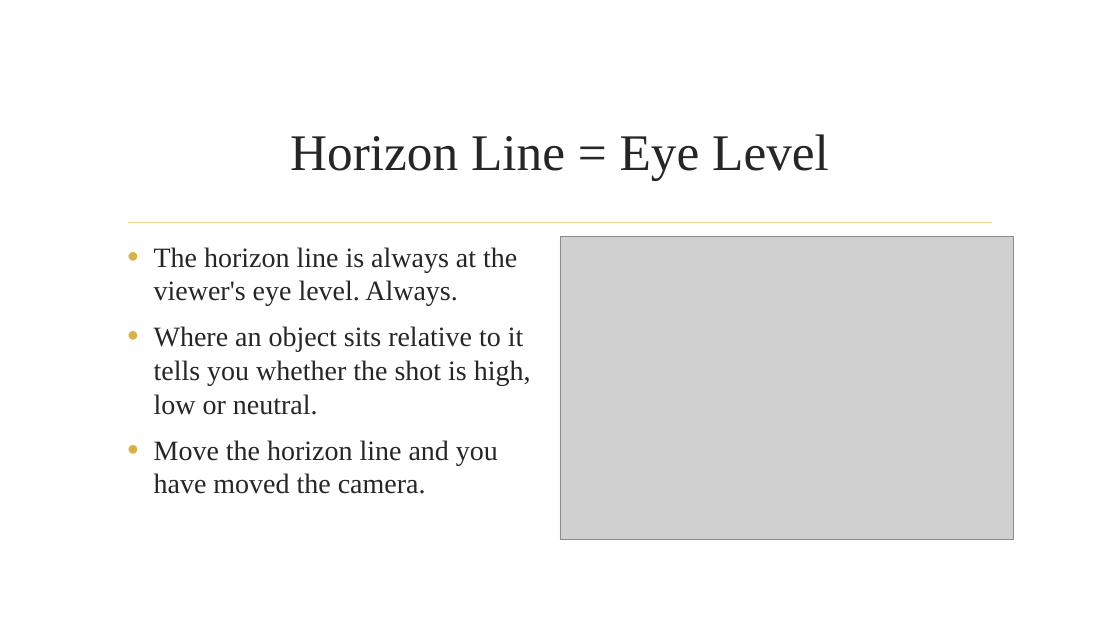
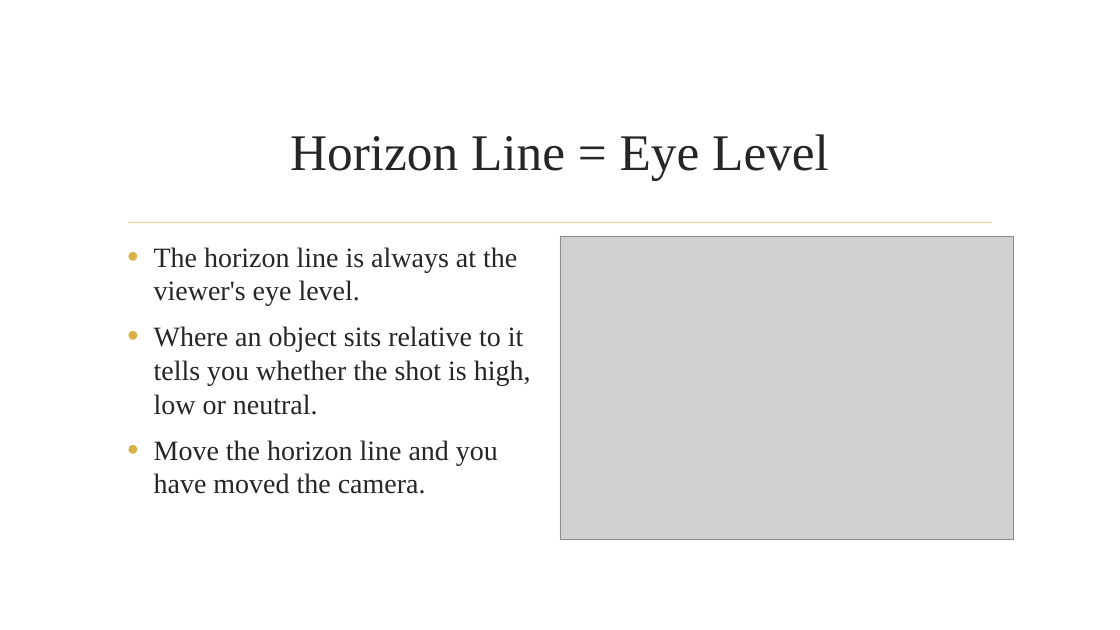
Before and after one commit to dcoes/Classes, a slide deck: slide 12 of Storyboarding/NewLectures/06_Perspective_REVISED.pptx. Drawn at 1120x630 pixels with LibreOffice and Linux fonts; fonts in the diff are those of the drawing; grey boxes stand for pictures; background and template pictures are left out. Boxes give left, top, right and bottom in pixels: in the first picture for what was removed or moved away, otherwise in the second. Text is boxed around its words. In the diff, an @@ line names an element or a change of style, - is before the commit and + after.

```diff
--- a/Storyboarding/NewLectures/06_Perspective_REVISED.pptx
+++ b/Storyboarding/NewLectures/06_Perspective_REVISED.pptx
@@ text at (x1=154, y1=247, x2=517, y2=306): text changed @@
-• The horizon line is always at the viewer's eye level. Always.
+• The horizon line is always at the viewer's eye level.
```
Also in this commit, not shown: 10 other slides changed, 2 slides removed, 2 other files.
